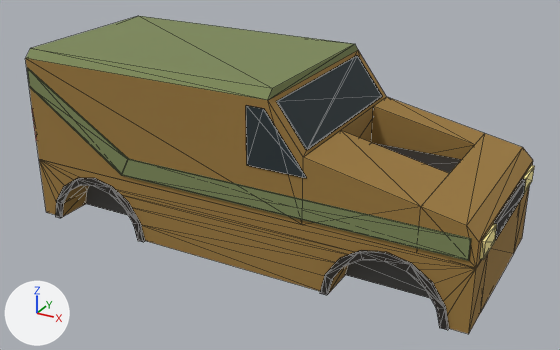
The glTF model game/public/models/base_van.glb, before and after one commit.
One viewpoint serves both versions: a camera (50 mm lens) standing at (4.38, -7.86, 3.93) and looking at (0.11, -0.11, 0.05). Every picture has the same lights, and +X, +Y and +Z are marked at lower left. The older version comes first. Mesh edges are drawn as thin lines. Vertices at exactly the same position are counted once.

Objects in the first picture: 'base_van'.
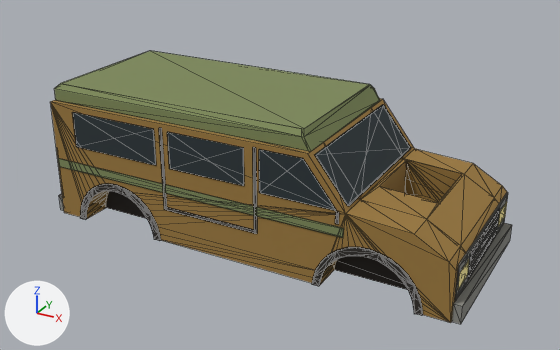
Edits to the bpy script that builds the scene:
```text
Add mat_metal_light:
    mat_metal_light = principled_material('metal_light')
    mat_metal_light.base_color = (0.254, 0.254, 0.231)  # grey #8a8a84
    mat_metal_light.roughness = 1.0
Change me_skin_l:
    used by ob_base_van; location = (0.0, 0.0, 0.0)
    remove me_skin_l.from_pydata(...)  # 332 vertices, 692 faces; spans x -2.92..2.92, y -1.21..1.21, z -0.72..1.5
    add me_skin_l.from_pydata(...)  # 644 vertices, 1328 faces; spans x -2.76..2.76, y -1.09..1.09, z -0.72..1.05
    me_skin_l part 1: a new loose piece, a box spanning x 2.66..2.682, y -0.58..0.58, z -0.44..-0.1, in mat_under (black #2e2a26)
    me_skin_l part 2: a new loose piece, a box spanning x 1.32..1.355, y -1.072..-1.06, z 0.107..0.25, in mat_under (black #2e2a26)
    me_skin_l part 3: a new loose piece, a box spanning x -0.967..-0.933, y -1.072..-1.06, z -0.268..0.79, in mat_under (black #2e2a26)
    me_skin_l part 4: a new loose piece, a box spanning x -0.95..0.32, y -1.072..-1.06, z -0.268..-0.233, in mat_under (black #2e2a26)
    me_skin_l part 5: a new loose piece, a box spanning x 2.665..2.677, y -1.0..1.0, z -0.48..-0.06, in mat_metal_light (grey #8a8a84)
    me_skin_l part 6: a new loose piece, a box spanning x 2.655..2.687, y -0.54..0.54, z -0.35..-0.31, in mat_metal_light (grey #8a8a84)
    me_skin_l part 7: a new loose piece, a box spanning x 2.655..2.687, y -0.54..0.54, z -0.23..-0.19, in mat_metal_light (grey #8a8a84)
    me_skin_l part 8: a new loose piece, a box spanning x 2.665..2.765, y -1.04..1.04, z -0.72..-0.5, in mat_metal_light (grey #8a8a84)
    me_skin_l part 9: a new loose piece, a box spanning x -2.765..-2.665, y -1.02..1.02, z -0.72..-0.5, in mat_metal_light (grey #8a8a84)
    me_skin_l part 10: a new loose piece, a box spanning x 2.66..2.682, y 0.63..0.97, z -0.37..-0.17, in mat_light (yellow #fff0a0)
    me_skin_l part 11: a new loose piece, a box spanning x 2.66..2.682, y -0.97..-0.63, z -0.37..-0.17, in mat_light (yellow #fff0a0)
    me_skin_l part 12: the loose piece of 8 vertices spanning x 0.58..0.96, y -1.05..1.05, z 0.88..1.36 is scaled about its middle by (1.12, 0.914, 1.06), then moved by (0.44, 0.0, -0.58)
    me_skin_l part 13: a new loose piece, a box spanning x -0.85..0.18, y -1.072..-1.06, z 0.3..0.76, in mat_glass (dark grey #2a3438)
    me_skin_l part 14: a new loose piece, a box spanning x -2.3..-1.05, y -1.072..-1.06, z 0.3..0.76, in mat_glass (dark grey #2a3438)
    me_skin_l part 15: a new loose piece, a box spanning x -2.645..1.415, y -1.072..-1.06, z -0.04..0.07, in mat_trim (green #7e8a5a)
    me_skin_l part 16: the loose piece of 236 vertices spanning x -2.88..2.88, y -1.21..1.21, z -0.72..1.5 is rebuilt with 392 vertices and now spans x -2.66..2.66, y -1.09..1.09, z -0.72..0.84
    me_skin_l part 17: a new loose piece of 24 vertices spanning x -2.66..0.97, y -0.99..0.99, z 0.84..1.05, in mat_trim (green #7e8a5a)
    me_skin_l part 18: 8 loose pieces with 64 vertices, spanning x -2.92..2.92, y -1.18..1.18, z 0.05..1.3, are deleted
    me_skin_l part 19: 12 vertices removed from x -2.87..2.81, y -1.19..-1.17, z 0.12..1.28; 20 vertices added at x 0.3..1.33, y -1.07..-1.06, z -0.27..0.79
    other edits to the shape of me_skin_l do not show in these pictures
    remove me_skin_l.materials.append(mat_metal)  # dark grey #5a5a58
    add me_skin_l.materials.append(mat_metal_light)  # grey #8a8a84
```

What differs and where, as boxes (x1, y1, x2, y2) in the pictures (560 x 350 px; the box of a moved part takes in the faces that stretch with it):
'base_van', reshaped (9% narrower, 14% shorter): before (25, 16, 534, 334); after (51, 51, 512, 324)
part 1 of me_skin_l, added: after (468, 208, 500, 279)
part 2 of me_skin_l, added: after (335, 211, 339, 224)
part 3 of me_skin_l, added: after (159, 128, 167, 210)
part 4 of me_skin_l, added: after (165, 207, 255, 233)
part 5 of me_skin_l, added: after (455, 192, 508, 300)
part 6 of me_skin_l, added: after (470, 226, 497, 270)
part 7 of me_skin_l, added: after (471, 217, 498, 260)
part 8 of me_skin_l, added: after (452, 223, 512, 324)
part 9 of me_skin_l, added (mostly hidden): after (59, 194, 64, 211)
part 10 of me_skin_l, added: after (498, 201, 507, 227)
part 11 of me_skin_l, added: after (458, 259, 469, 290)
part 12 of me_skin_l, moved or reshaped: before (276, 55, 382, 150); after (315, 105, 411, 206)
part 13 of me_skin_l, added: after (167, 132, 244, 186)
part 14 of me_skin_l, added: after (72, 112, 156, 165)
part 15 of me_skin_l, added: after (58, 158, 344, 238)
part 16 of me_skin_l, rebuilt: before (25, 16, 533, 334); after (51, 98, 507, 323)
part 17 of me_skin_l, added (green): after (54, 51, 380, 151)
part 18 of me_skin_l, deleted: before (32, 105, 534, 260)
part 19 of me_skin_l, moved or reshaped: before (27, 68, 471, 261); after (253, 147, 337, 234)
